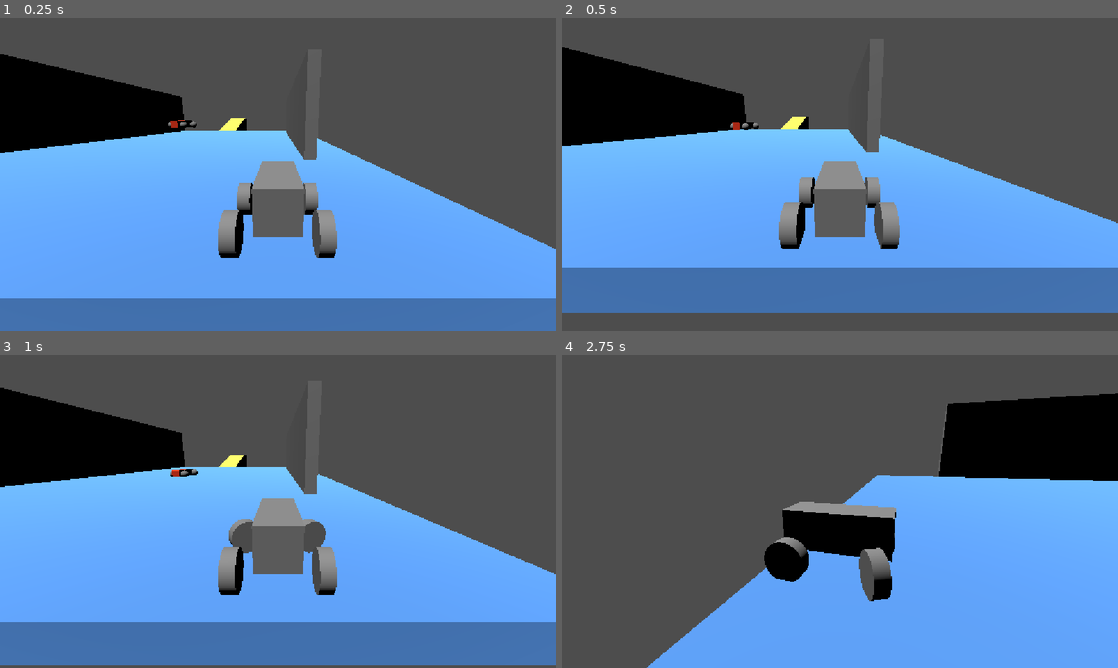
Above: before the commit, frames 1-4 (two rows, left to right).
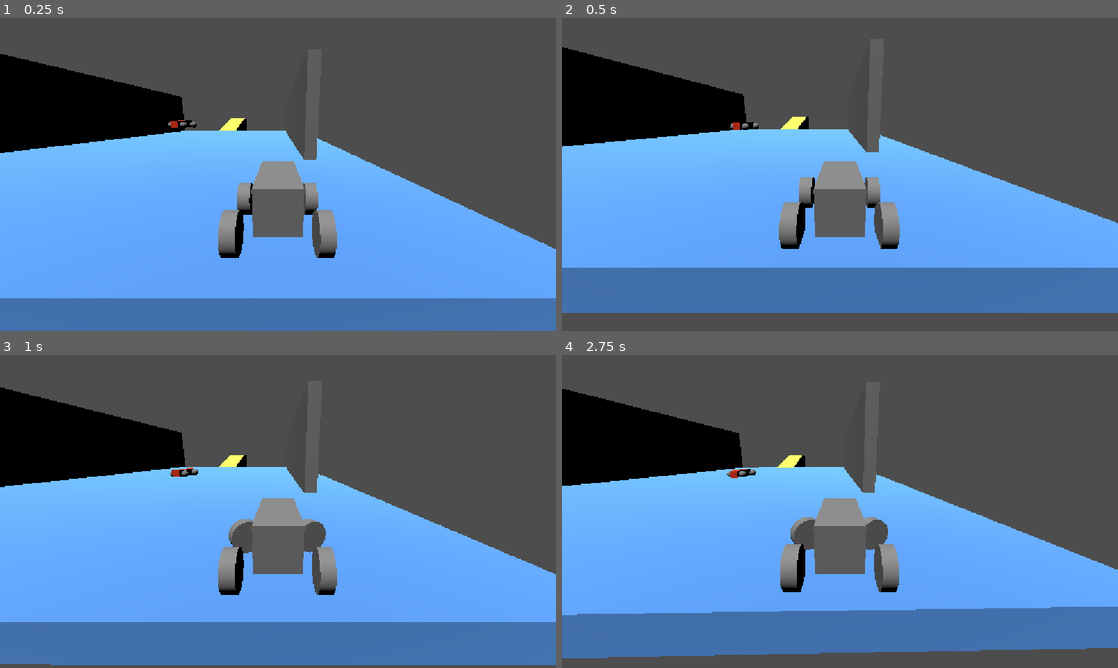
Above: after the commit, the same moments.

Repository: MauroEscalante-Hub/Linea-San-Gnomo
Game: Godot game, scene res://escena_para_pruebas.tscn
Same seed, same stepped clock (60 frames per second), same inputs: the game is played once before the commit and once after it. The project has no main scene, so this scene is started directly.
Inputs (mouse positions are in pixels of both pictures, inside the frame that each line leads up to):
- Up to frame 1 (0.25 s): no input
- Up to frame 2 (0.5 s): no input
- Up to frame 3 (1 s): move the mouse to (400, 495) at 0.52 s; hold D (derecha) from 0.53 s (still down); tap E (cambiar_de_auto) at 0.6 s; tap S (frenar) at 0.8 s
- Up to frame 4 (2.75 s): move the mouse to (728, 527) at 1.27 s; release D (derecha) at 1.28 s; hold A (izquierda) 1.28-2.03 s; tap S (frenar) at 1.35, 2.3 s; tap E (cambiar_de_auto) at 1.55, 2.1 s; move the mouse to (895, 442) at 2.02 s; hold D (derecha) from 2.03 s (still down)

Frame 1 is identical in both runs. In frame 2, less than 0.1% of the frame differs, in the area x 0-91%, y 9-61%; in frame 3, 0.1%; in frame 4, 62%, in the area x 0-100%, y 10-100%.
Error after the commit: Parse Error: Class "Camaraplayer" hides a global script class. (res://escenas/componentes/camara/camara.gd:1)

Commit message:
cambiando cámara, movimiento, detección a componentes
cambiando todo a componentes

Diff:
--- a/Escenas/jugador/jugador.tscn
+++ b/Escenas/jugador/jugador.tscn
@@ -1,9 +1,10 @@
 [gd_scene format=3 uid="uid://bt4rtt2o18nfc"]
 
 [ext_resource type="Script" uid="uid://cqo31utn3jfmm" path="res://escenas/jugador/jugador.gd" id="1_vquro"]
-[ext_resource type="Script" uid="uid://dmc10gvf5cawg" path="res://escenas/jugador/camara_player.gd" id="2_8cmsc"]
 [ext_resource type="PackedScene" uid="uid://dqb7jkqihqm02" path="res://escenas/dispararbalas/balas.tscn" id="2_pxu2a"]
-[ext_resource type="PackedScene" uid="uid://ddrti2gwrh11m" path="res://escenas/componentes/deteccion_de_vehiculo.tscn" id="4_3don6"]
+[ext_resource type="PackedScene" uid="uid://cldmjtak6b457" path="res://escenas/componentes/movimiento/movimiento.tscn" id="3_jkpmm"]
+[ext_resource type="PackedScene" uid="uid://ddrti2gwrh11m" path="res://escenas/componentes/deteccion_de_vehiculo/deteccion_de_vehiculo.tscn" id="4_3don6"]
+[ext_resource type="PackedScene" uid="uid://bjanlpui5kawe" path="res://escenas/componentes/camara/camara.tscn" id="5_jkpmm"]
 
 [sub_resource type="BoxMesh" id="BoxMesh_u5bk5"]
 size = Vector3(1, 1, 1.8329468)
@@ -83,19 +84,17 @@
 [node name="RayCast_izquierda" type="RayCast3D" parent="." unique_id=515453143]
 target_position = Vector3(-5, 0, 0)
 
-[node name="camara_player" type="Node3D" parent="." unique_id=1206531063 node_paths=PackedStringArray("player")]
-script = ExtResource("2_8cmsc")
-player = NodePath("..")
-
-[node name="SpringArm3D" type="SpringArm3D" parent="camara_player" unique_id=115857641]
-transform = Transform3D(1, 0, 0, 0, 0.9659258, 0.25881904, 0, -0.25881904, 0.9659258, 0, 1.5, 4)
-
-[node name="Camera3D" type="Camera3D" parent="camara_player/SpringArm3D" unique_id=1205624761]
-
 [node name="centro de masa" type="Node3D" parent="." unique_id=783383178]
 transform = Transform3D(1, 0, 0, 0, 1, 0, 0, 0, 1, 0, -0.17721605, -0.6891737)
 
 [node name="arma" type="Node3D" parent="." unique_id=1887910769]
 transform = Transform3D(1, 0, 0, 0, 1, 0, 0, 0, 1, 0.2958343, 1.1924703, -0.93087983)
 
-[node name="area_del_vehiculo" parent="." unique_id=2053109797 instance=ExtResource("4_3don6")]
+[node name="movimiento" parent="." unique_id=1595637067 node_paths=PackedStringArray("player") instance=ExtResource("3_jkpmm")]
+player = NodePath("..")
+
+[node name="camara" parent="." unique_id=1265065216 node_paths=PackedStringArray("player") instance=ExtResource("5_jkpmm")]
+player = NodePath("..")
+
+[node name="deteccion_de_vehiculo" parent="." unique_id=2053109797 node_paths=PackedStringArray("auto_actual") instance=ExtResource("4_3don6")]
+auto_actual = NodePath("..")
--- a/auto_prueba.tscn
+++ b/auto_prueba.tscn
@@ -1,4 +1,6 @@
 [gd_scene format=3 uid="uid://m5cg0va5pghb"]
+
+[ext_resource type="Script" uid="uid://beifmtsx0no6c" path="res://scripts/auto_prueba.gd" id="1_xp2xi"]
 
 [sub_resource type="StandardMaterial3D" id="StandardMaterial3D_u5bk5"]
 albedo_color = Color(1, 0.21568628, 0.06666667, 1)
@@ -15,6 +17,7 @@
 [sub_resource type="SphereMesh" id="SphereMesh_0ru8o"]
 
 [node name="auto_prueba" type="VehicleBody3D" unique_id=139441443]
+script = ExtResource("1_xp2xi")
 
 [node name="CSGBox3D" type="CSGBox3D" parent="." unique_id=709272710]
 size = Vector3(1, 1, 5)
--- /dev/null
+++ b/escenas/componentes/camara/camara.gd
@@ -0,0 +1,25 @@
+class_name Camaraplayer
+extends Node3D
+
+@export var smooth_speed := 0.9
+@export var player : VehicleBody3D = get_parent()
+var direccion = Vector3.FORWARD
+
+func _ready():
+	if player == null:
+		print("no hay vehiculo")
+
+func _physics_process(delta):
+	var current_velocity = player.linear_velocity
+	current_velocity.y = 0
+
+	if current_velocity.length() > 0.1:
+		direccion = lerp(direccion, current_velocity.normalized(), smooth_speed * delta)
+
+	global_transform.basis = get_relations_from_direction(direccion)
+
+
+func get_relations_from_direction(direction: Vector3) -> Basis:
+	direction = direction.normalized()
+	var x_axis = direction.cross(Vector3.UP).normalized()
+	return Basis(x_axis, Vector3.UP, -direction)
--- /dev/null
+++ b/escenas/componentes/camara/camara.tscn
@@ -0,0 +1,11 @@
+[gd_scene format=3 uid="uid://bjanlpui5kawe"]
+
+[ext_resource type="Script" uid="uid://do35iw5b6opss" path="res://escenas/componentes/camara/camara.gd" id="1_hj3ts"]
+
+[node name="camara" type="Node3D" unique_id=1265065216]
+script = ExtResource("1_hj3ts")
+
+[node name="SpringArm3D" type="SpringArm3D" parent="." unique_id=1731708205]
+transform = Transform3D(1, 0, 0, 0, 0.9659258, 0.25881904, 0, -0.25881904, 0.9659258, 0, 1.5, 4)
+
+[node name="Camera3D" type="Camera3D" parent="SpringArm3D" unique_id=1865971422]
--- a/escenas/componentes/deteccion_de_vehiculo.gd
+++ b/escenas/componentes/deteccion_de_vehiculo/deteccion_de_vehiculo.gd
@@ -2,11 +2,11 @@
 extends Node3D
 
 @export var auto_actual : VehicleBody3D = null
-signal input_recibido
+signal input_enviado
 signal listo_para_cambiar
 
 func _ready():
-	input_recibido.connect(_cuando_aprieta_e)
+	input_enviado.connect(_cuando_aprieta_e)
 
 func _on_area_3d_body_entered(body):
 	if body is VehicleBody3D and body != get_parent():
@@ -20,6 +20,6 @@
 
 func _cuando_aprieta_e():
 	if auto_actual != null:
-		print("SI HAY AUTO")
+		listo_para_cambiar.emit(true, auto_actual)
 	else:
-		print("NO HAY AUTO")
+		listo_para_cambiar.emit(false, null)
--- a/escenas/componentes/deteccion_de_vehiculo.tscn
+++ b/escenas/componentes/deteccion_de_vehiculo/deteccion_de_vehiculo.tscn
@@ -1,12 +1,12 @@
 [gd_scene format=3 uid="uid://ddrti2gwrh11m"]
 
-[ext_resource type="Script" uid="uid://mca6wrjp0vuq" path="res://escenas/componentes/deteccion_de_vehiculo.gd" id="1_hdxvc"]
+[ext_resource type="Script" uid="uid://mca6wrjp0vuq" path="res://escenas/componentes/deteccion_de_vehiculo/deteccion_de_vehiculo.gd" id="1_8ylr4"]
 
 [sub_resource type="CylinderShape3D" id="CylinderShape3D_v5b0l"]
 radius = 2.0092773
 
-[node name="componente_cambio_vehiculo" type="Node3D" unique_id=2053109797]
-script = ExtResource("1_hdxvc")
+[node name="deteccion_de_vehiculo" type="Node3D" unique_id=2053109797]
+script = ExtResource("1_8ylr4")
 
 [node name="Area3D" type="Area3D" parent="." unique_id=886251118]
 
--- /dev/null
+++ b/escenas/componentes/movimiento/movimiento.gd
@@ -0,0 +1,16 @@
+class_name Movimiento
+extends Node3D
+
+@export var player: VehicleBody3D = get_parent()
+@export var max_steer := 1.1
+@export var velocidad_de_giro := 10
+@export var engine_power := 100
+
+func _ready():
+	pass
+
+
+func _physics_process(delta):
+	player.steering = lerp(player.steering, Input.get_axis("derecha","izquierda") * max_steer, velocidad_de_giro * delta)
+	player.engine_force = Input.get_axis("frenar", "avanzar") * engine_power
+	pass
--- /dev/null
+++ b/escenas/componentes/movimiento/movimiento.tscn
@@ -0,0 +1,6 @@
+[gd_scene format=3 uid="uid://cldmjtak6b457"]
+
+[ext_resource type="Script" uid="uid://bva7jpeuxmrjp" path="res://escenas/componentes/movimiento/movimiento.gd" id="1_48olf"]
+
+[node name="movimiento" type="Node3D" unique_id=1595637067]
+script = ExtResource("1_48olf")
--- a/escenas/jugador/jugador.gd
+++ b/escenas/jugador/jugador.gd
@@ -1,28 +1,25 @@
 class_name Coche
 extends VehicleBody3D
 
-@export var max_steer := 1.1
-@export var velocidad_de_giro := 10
-@export var engine_power := 100
-@onready var centro_de_masa := $"centro de masa"
-signal auto_detectado
 #@onready var detector_derecho := $RayCast_derecha
 #@onready var detector_izquierdo := $RayCast_izquierda
 #var pegado_a_pared :bool = false
-@onready var area_del_vehiculo = $area_del_vehiculo
 
+@onready var centro_de_masa := $"centro de masa"
+@onready var area_del_vehiculo = $deteccion_de_vehiculo
+var auto_activado: bool = false
 @export var bala : PackedScene
 
 func _ready():
 	center_of_mass = centro_de_masa.position
-
+	area_del_vehiculo.listo_para_cambiar.connect(respuesta_)
 
 func _physics_process(delta):
-	steering = lerp(steering, Input.get_axis("derecha","izquierda") * max_steer, velocidad_de_giro * delta)
-	engine_force = Input.get_axis("frenar", "avanzar") * engine_power
+	if not auto_activado:
+		return
 
 	if Input.is_action_just_pressed("cambiar_de_auto"):
-		area_del_vehiculo.input_recibido.emit()
+		area_del_vehiculo.input_enviado.emit()
 
 
 func  _input(event: InputEvent) -> void:
@@ -35,6 +32,14 @@
 	$arma.global_position = balita.global_position
 	balita.direccion = -transform.basis.z.normalized()
 	add_child(balita)
+
+
+func respuesta_(Larespuesta: bool, nuevo_auto: VehicleBody3D):
+	if Larespuesta:
+		print("Ahora quiero controlar: ", nuevo_auto.name)
+	else:
+		print("no hay nada")
+
 
 
 
--- /dev/null
+++ b/scripts/auto_prueba.gd
@@ -0,0 +1,11 @@
+extends VehicleBody3D
+
+
+# Called when the node enters the scene tree for the first time.
+func _ready():
+	pass # Replace with function body.
+
+
+# Called every frame. 'delta' is the elapsed time since the previous frame.
+func _process(delta):
+	pass
Not shown, added: escenas/componentes/camara/camara.gd.uid
Renamed: escenas/componentes/deteccion_de_vehiculo.gd.uid -> escenas/componentes/deteccion_de_vehiculo/deteccion_de_vehiculo.gd.uid
Not shown, added: escenas/componentes/movimiento/movimiento.gd.uid
Not shown, added: scripts/auto_prueba.gd.uid
